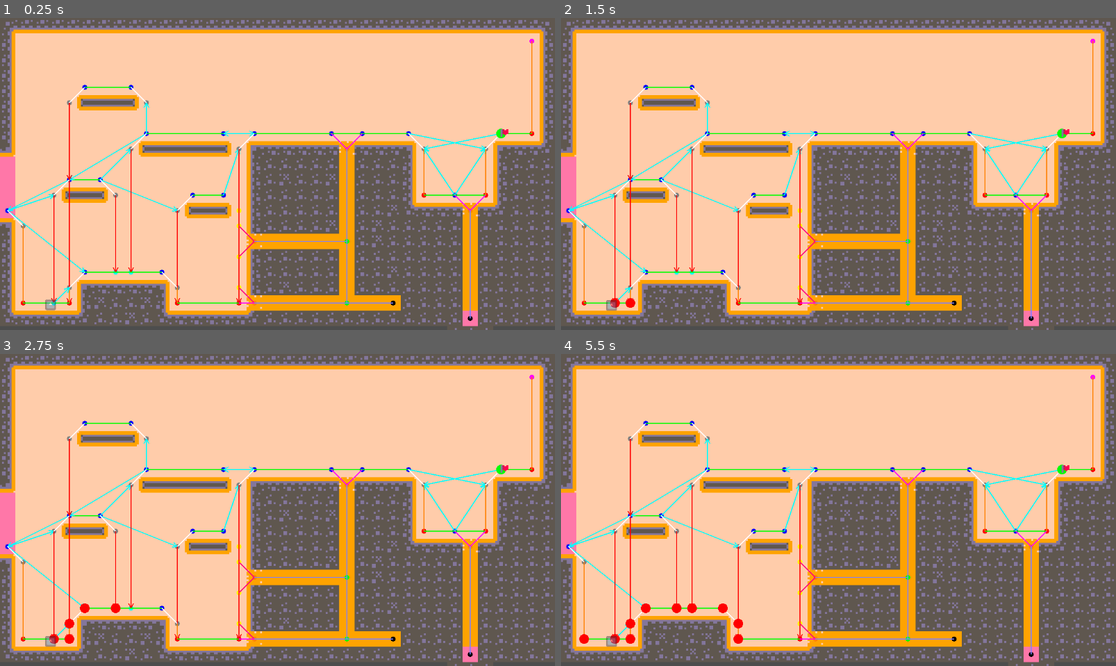
Above: before the commit, frames 1-4 (two rows, left to right).
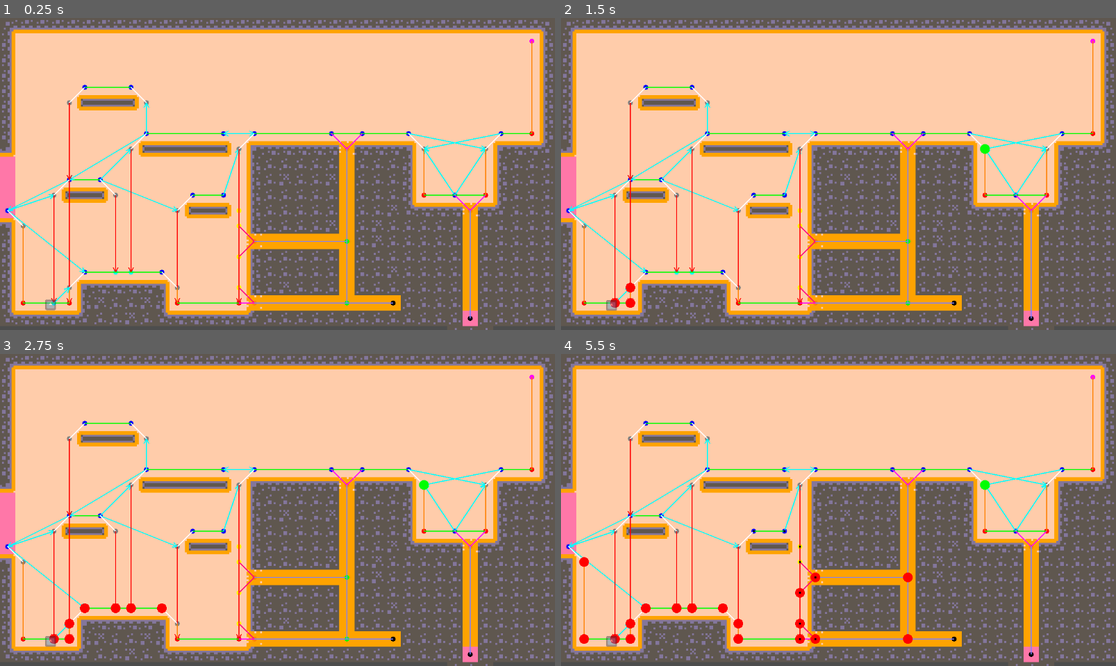
Above: after the commit, the same moments.

Repository: marolmmar1/TFG
Game: Godot game, scene res://Develop/Bioma.tscn
Same seed, same stepped clock (60 frames per second), same inputs: the game is played once before the commit and once after it. The engine's default icon, where the game draws it, is replaced by a stand-in: a white triangle on a blue panel in a dark square.
Inputs (mouse positions are in pixels of both pictures, inside the frame that each line leads up to):
- Up to frame 1 (0.25 s): no input
- Up to frame 2 (1.5 s): tap Enter at 0.5 s; move the mouse to (960, 158) at 0.52 s; click (960, 158) at 0.67 s; tap Space at 1.25 s; drag from (727, 189) to (566, 189) at 1.27 s
- Up to frame 3 (2.75 s): tap Enter at 2 s; move the mouse to (333, 441) at 2.02 s; click (333, 441) at 2.17 s
- Up to frame 4 (5.5 s): tap Space at 2.75, 5 s; drag from (810, 572) to (672, 463) at 2.77 s; tap Enter at 3.5 s; move the mouse to (1005, 556) at 3.52 s; click (1005, 556) at 3.67 s; drag from (672, 463) to (566, 525) at 4.27 s; move the mouse to (866, 510) at 5.02 s; click (866, 510) at 5.17 s

The runs differ from the first frame. In frame 1, less than 0.1% of the frame differs, in the area x 89-92%, y 35-39%; in frame 2, 0.1%; in frame 3, 0.2%; in frame 4, 0.5%, in the area x 3-92%, y 35-93%.

Commit message:
add nodes to astar graph during execution

Diff:
--- a/AStar/AStar.tscn
+++ b/AStar/AStar.tscn
@@ -1,6 +1,6 @@
 [gd_scene load_steps=5 format=3 uid="uid://ci6e23n678kxs"]
 
-[ext_resource type="Script" path="res://AStar/a_star.gd" id="1_k4lbb"]
+[ext_resource type="Script" path="res://AStar/a_star_graph.gd" id="1_k4lbb"]
 [ext_resource type="Script" path="res://AStar/tile_map_helper.gd" id="2_4l024"]
 [ext_resource type="Script" path="res://AStar/nodes_helper.gd" id="3_txqkn"]
 [ext_resource type="Script" path="res://AStar/link_helper.gd" id="4_sgoau"]
--- a/AStar/a_star.gd
+++ b/AStar/a_star_graph.gd
@@ -22,6 +22,9 @@
 var tunnel_end_nodes = []
 var platform_fall_nodes = []
 
+#DEBUG
+var update_nodes = []
+
 func _ready():
 	# Godot needs a frame to set up the tilemap collisions in memory
 	await get_tree().process_frame
@@ -62,6 +65,75 @@
 	delete_isolated_nodes()
 
 	queue_redraw()
+
+
+func add_node(node_pos, update_radius):
+	var node = tmhelper.to_local_position(node_pos)
+
+	if tmhelper.is_terrain(node) or not tmhelper.is_adjacent_to_terrain(node):
+		return
+
+	if astar_nodes.has(node):
+		pass
+	elif nodes_helper.is_mid_platform_node(node):
+		astar_nodes[node] = []
+		platform_nodes.append(node)
+	elif nodes_helper.is_mid_wall_node(node):
+		astar_nodes[node] = []
+		wall_nodes.append(node)
+	elif nodes_helper.is_mid_tunnel_node(node):
+		astar_nodes[node] = []
+		intersection_nodes.append(node)
+
+
+	update_nodes = []
+	var update_platform_nodes = []
+	var update_platform_wall_nodes = []
+	var update_wall_nodes = []
+	var update_wall_corner_nodes = []
+	var update_wall_grab_nodes = []
+	var update_intersection_nodes = []
+	var update_tunnel_gate_nodes = []
+	var update_tunnel_end_nodes = []
+	var update_platform_fall_nodes = []
+
+	for n in astar_nodes:
+		if n.distance_to(node) <= update_radius:
+			update_nodes.append(n)
+
+			for edge in astar_nodes[n]:
+				if update_nodes.has(edge.to) and not update_nodes.has(edge.from):
+					astar_nodes[n].erase(edge)
+
+			if platform_nodes.has(n):
+				update_platform_nodes.append(n)
+			if platform_wall_nodes.has(n):
+				update_platform_wall_nodes.append(n)
+			if wall_nodes.has(n):
+				update_wall_nodes.append(n)
+			if wall_corner_nodes.has(n):
+				update_wall_corner_nodes.append(n)
+			if wall_grab_nodes.has(n):
+				update_wall_grab_nodes.append(n)
+			if intersection_nodes.has(n):
+				update_intersection_nodes.append(n)
+			if tunnel_gate_nodes.has(n):
+				update_tunnel_gate_nodes.append(n)
+			if tunnel_end_nodes.has(n):
+				update_tunnel_end_nodes.append(n)
+			if platform_fall_nodes.has(n):
+				update_platform_fall_nodes.append(n)
+
+	link_helper.link_platform_nodes(astar_nodes, update_platform_nodes, update_wall_nodes, update_platform_fall_nodes)
+	link_helper.link_wall_nodes(astar_nodes, update_wall_nodes, update_platform_wall_nodes, update_wall_corner_nodes, update_wall_grab_nodes)
+	link_helper.link_intersection_and_tunnel_gate_nodes(astar_nodes, update_intersection_nodes, update_tunnel_gate_nodes, update_tunnel_end_nodes)
+	link_helper.link_platform_and_wall_nodes(astar_nodes, update_platform_nodes, update_wall_nodes, update_wall_grab_nodes)
+	link_helper.link_tunnel_gate_nodes(astar_nodes, update_tunnel_gate_nodes, update_platform_nodes, update_wall_nodes, update_platform_wall_nodes)
+	link_helper.link_nodes_by_jump(astar_nodes, update_platform_nodes, update_wall_grab_nodes, update_platform_fall_nodes, vertical_jump_dist, horizontal_jump_dist, max_fall_height)
+	link_helper.link_nodes_by_fall(astar_nodes, update_platform_nodes, update_wall_grab_nodes, update_platform_wall_nodes, update_platform_fall_nodes, max_fall_height)
+
+	queue_redraw()
+
 
 func calculate_astar_nodes():
 
@@ -296,3 +368,7 @@
 		var world_position_a = tmhelper.to_world_position(edge.from)
 		var world_position_b = tmhelper.to_world_position(edge.to)
 		draw_line(world_position_a, world_position_b, Color(0, 0, 0), 2)
+
+	for node in update_nodes:
+		var world_position = tmhelper.to_world_position(node)
+		draw_circle(world_position, 2.5, Color(0, 0, 0))
--- a/AStar/nodes_helper.gd
+++ b/AStar/nodes_helper.gd
@@ -24,6 +24,7 @@
 	if tmhelper.is_terrain(above):
 		return false
 
+	# Check if there isn't a platform wall node there
 	if platform_wall_nodes.has(cell):
 		return false
 
@@ -284,3 +285,70 @@
 		# Stop if we go out of bounds
 		if not tmhelper.tilemap.get_used_rect().has_point(current):
 			return null
+
+
+func is_mid_platform_node(cell: Vector2i) -> bool:
+
+	# Check if there is terrain below
+	var below = cell + Vector2i(0, 1)
+	var below_left = cell + Vector2i(-1, 1)
+	var below_right = cell + Vector2i(1, 1)
+
+	var has_below_terrain = tmhelper.is_terrain(below) or tmhelper.is_tunnel_gate_node(below)
+	var has_left_below_terrain = tmhelper.is_terrain(below_left) or tmhelper.is_tunnel_gate_node(below_left)
+	var has_right_below_terrain = tmhelper.is_terrain(below_right) or tmhelper.is_tunnel_gate_node(below_right)
+
+	# Must have terrain on both sides below
+	if not (has_left_below_terrain and has_right_below_terrain and has_below_terrain):
+		return false
+
+	var c = 0
+	for adjacent_cell in tmhelper.get_adjacent_cells(cell):
+		if tmhelper.is_terrain(adjacent_cell):
+			c += 1
+
+	if c > 3:
+		return false
+
+	return true
+
+func is_mid_wall_node(cell: Vector2i) -> bool:
+
+	# Check if there's terrain at any side
+	var left = cell + Vector2i(-1, 0)
+	var right = cell + Vector2i(1, 0)
+
+	if not (tmhelper.is_terrain(left) or tmhelper.is_terrain(right)):
+		return false
+	if tmhelper.is_terrain(left) and tmhelper.is_terrain(right):
+		return false
+
+	if tmhelper.is_terrain(left):
+		var above_left = cell + Vector2i(-1, -1)
+		var below_left = cell + Vector2i(-1, 1)
+		if not (tmhelper.is_terrain(above_left) and tmhelper.is_terrain(below_left)):
+			return false
+
+	if tmhelper.is_terrain(right):
+		var above_right = cell + Vector2i(1, -1)
+		var below_right = cell + Vector2i(1, 1)
+		if not (tmhelper.is_terrain(above_right) and tmhelper.is_terrain(below_right)):
+			return false
+
+	return true
+
+func is_mid_tunnel_node(cell: Vector2i) -> bool:
+
+	# Check if there's terrain
+	var left = cell + Vector2i(-1, 0)
+	var right = cell + Vector2i(1, 0)
+	var above = cell + Vector2i(0, -1)
+	var below = cell + Vector2i(0, 1)
+
+	if tmhelper.is_terrain(left) and tmhelper.is_terrain(right):
+		return true
+
+	if tmhelper.is_terrain(above) and tmhelper.is_terrain(below):
+		return true
+
+	return false
--- a/AStar/tile_map_helper.gd
+++ b/AStar/tile_map_helper.gd
@@ -74,6 +74,12 @@
 func to_world_position(cell):
 	return tilemap.to_global(tilemap.map_to_local(cell));
 
+func to_local_position(cell):
+	#Don't know why
+	var v = (tilemap.to_local(cell)) / (tilemap.scale.x * 2);
+	v = Vector2i(floor(v.x), floor(v.y));
+	return v
+
 func raycast(from, to):
 	_raycast.target_position = to_world_position(to) - to_world_position(from)
 	_raycast.position = to_world_position(from)
--- a/Creatures/GroundCreature/astar_ai.gd
+++ b/Creatures/GroundCreature/astar_ai.gd
@@ -38,7 +38,7 @@
 	while pending.size() > 0: #TODO prevent infinite loop and split process through ticks
 
 		# #DEBUG
-		await get_tree().create_timer(0.5).timeout
+		await get_tree().create_timer(0.25).timeout
 		astar_graph.queue_redraw()
 
 		var lowest_cost_node = null
--- a/Creatures/GroundCreature/ground_creature.gd
+++ b/Creatures/GroundCreature/ground_creature.gd
@@ -6,9 +6,6 @@
 
 @export_category("Provided")
 @export var astar: Node2D
-
-@export_category("Debug")
-@export var target: Node2D
 
 @onready var controller = $Controller
 @onready var ai = $AI
@@ -23,10 +20,16 @@
 @onready var ul_raycast: RayCast2D = $Raycasts/ULRaycast
 @onready var ur_raycast: RayCast2D = $Raycasts/URRaycast
 
+#DEBUG
+var target:
+	set(value):
+		target = value
+		ai.target = value
+
 func _ready() -> void:
 
 	controller.init(self)
-	ai.init(astar, controller, target)
+	ai.init(astar, controller)
 
 	down_raycast.target_position = Vector2(0, raycasts_length)
 	up_raycast.target_position = Vector2(0, -raycasts_length)
--- a/Creatures/GroundCreature/ground_creature_ai.gd
+++ b/Creatures/GroundCreature/ground_creature_ai.gd
@@ -13,11 +13,9 @@
 var target
 
 
-func init(_astar, _controller, _target):
+func init(_astar, _controller):
 	self.astar_graph = _astar
 	self.controller = _controller
-	#DEBUG
-	self.target = _target
 
 	astar_ai.astar_graph = astar_graph
 
@@ -45,13 +43,17 @@
 func tick():
 	if not path and not astar_ai.calculating_astar:
 
+		if not target:
+			return
+
 		if not astar_graph.astar_nodes:
 			return
 
 		var current_node = get_closest_node(controller.position, 1000)
-		var target_node = get_closest_node(target.position, 1000)
+		var target_node = get_closest_node(target, 1000)
 
 		# #DEBUG
+		astar_graph.astar_on_going = []
 		astar_graph.astar_target = astar_graph.tmhelper.to_world_position(target_node)
 		astar_graph.queue_redraw()
 
@@ -69,10 +71,15 @@
 		astar_graph.astar_path = path
 		astar_graph.queue_redraw()
 
-		if path_index < path.size() and path[path_index].to == get_closest_node(controller.position, detect_node_dist):
+		calculate_movement()
+
+		if path_index < path.size() - 1 and path[path_index].to == get_closest_node(controller.position, detect_node_dist):
 			path_index += 1
 
-		calculate_movement()
+		elif path_index == path.size() - 1 and path[path_index].to == get_closest_node(controller.position, detect_node_dist):
+			target = null
+			print("REACHED GOAL")
+			path = []
 
 		#TODO check if out of edge's bounding box by thickness
 		# Disable for some seconds if jumping
@@ -126,4 +133,4 @@
 	#TODO IMPORTANT Add alternative movement here, and probably add the same behaviour to switching movements once we figure it out
 
 func fall():
-	controller.queue_change_state(controller.fall_state, {})
+	controller.queue_change_state(controller.fall_state, {"should grab": false})
--- a/Creatures/States/fall_state.gd
+++ b/Creatures/States/fall_state.gd
@@ -9,7 +9,12 @@
 @onready var idle_crawl_state = $"../IdleCrawl"
 @onready var stunned_state = $"../Stunned"
 
+var should_grab = true
+
 func enter(vars):
+	if vars.has("should grab"):
+		should_grab = vars["should grab"]
+
 	locked = true
 
 func check_conditions(vars) -> bool:
@@ -19,7 +24,8 @@
 
 	if controller.check_is_on_floor() or controller.check_is_on_wall() or controller.check_is_on_tunnel():
 
-		controller.velocity -= (controller.velocity.normalized() * drag_force * delta).limit_length(controller.velocity.length())
+		if should_grab:
+			controller.velocity -= (controller.velocity.normalized() * drag_force * delta).limit_length(controller.velocity.length())
 
 		if controller.velocity.length() < velocity_end_threshold:
 			end_state()
--- a/Creatures/States/jump_state.gd
+++ b/Creatures/States/jump_state.gd
@@ -1,6 +1,6 @@
 extends State
 
-@export var jump_distance: Vector2 = Vector2(120, 90) #HACK hardcoded. Tile size * Astar vars
+@export var jump_distance: Vector2 = Vector2(130, 100) #HACK hardcoded. Tile size * Astar vars + some margin
 @export var v_jump_offset: float = 7.5
 
 @onready var fall_state = $"../Fall"
@@ -10,8 +10,6 @@
 func enter(vars):
 	gravity = fall_state.gravity
 	var target_node = vars["target node"] as Vector2
-
-
 
 	# We know that the max v point is target_node.y + v_jump_offset
 	# Formula of the max height of a projectile is max_height = v0y^2 / 2*g
--- a/Develop/Bioma.tscn
+++ b/Develop/Bioma.tscn
@@ -2,7 +2,7 @@
 
 [ext_resource type="TileSet" uid="uid://b4u5e7btrs2ms" path="res://Zones/TestTileset.tres" id="1_chf4t"]
 [ext_resource type="PackedScene" uid="uid://ci6e23n678kxs" path="res://AStar/AStar.tscn" id="2_hqvih"]
-[ext_resource type="Texture2D" uid="uid://dagii0va0jdne" path="res://Assets/kenney_pico-8-platformer/Transparent/Tiles/tile_0073.png" id="6_tqb5n"]
+[ext_resource type="Script" path="res://Develop/Debug/target_spawner_debugger.gd" id="4_3moak"]
 [ext_resource type="PackedScene" uid="uid://dahmo14t7kdaw" path="res://Creatures/GroundCreature/GroundCreature.tscn" id="7_t4mvu"]
 
 [sub_resource type="RectangleShape2D" id="RectangleShape2D_wgtwq"]
@@ -19,29 +19,26 @@
 format = 2
 layer_0/tile_data = PackedInt32Array(1245186, 262149, 2, 1245187, 262149, 2, 1245188, 262149, 2, 1245189, 262149, 2, 12 …(11671 unchanged characters)…
 
+[node name="Doors" type="Node2D" parent="TileMap"]
+position = Vector2(8, 0)
+scale = Vector2(0.25, 0.25)
+
+[node name="Area2D" type="Area2D" parent="TileMap/Doors"]
+position = Vector2(16, 406)
+
+[node name="CollisionShape2D" type="CollisionShape2D" parent="TileMap/Doors/Area2D"]
+position = Vector2(0, -52.5)
+shape = SubResource("RectangleShape2D_wgtwq")
+
 [node name="AStar" parent="." node_paths=PackedStringArray("tilemap", "doors") instance=ExtResource("2_hqvih")]
 tilemap = NodePath("../TileMap")
-doors = NodePath("../Doors")
+doors = NodePath("../TileMap/Doors")
 
-[node name="DebugTarget" type="Node2D" parent="."]
-position = Vector2(1047, 231)
-
-[node name="Sprite2D" type="Sprite2D" parent="DebugTarget"]
-texture_filter = 1
-position = Vector2(0, 8)
-scale = Vector2(2, 2)
-texture = ExtResource("6_tqb5n")
-
-[node name="Creature" parent="." node_paths=PackedStringArray("astar", "target") instance=ExtResource("7_t4mvu")]
+[node name="Creature" parent="." node_paths=PackedStringArray("astar") instance=ExtResource("7_t4mvu")]
 position = Vector2(105, 582)
 astar = NodePath("../AStar")
-target = NodePath("../DebugTarget")
 
-[node name="Doors" type="Node2D" parent="."]
-
-[node name="Area2D" type="Area2D" parent="Doors"]
-position = Vector2(16, 406)
-
-[node name="CollisionShape2D" type="CollisionShape2D" parent="Doors/Area2D"]
-position = Vector2(0, -52.5)
-shape = SubResource("RectangleShape2D_wgtwq")
+[node name="TargetSpawnerDebugger" type="Node2D" parent="." node_paths=PackedStringArray("astar_graph", "creature")]
+script = ExtResource("4_3moak")
+astar_graph = NodePath("../AStar")
+creature = NodePath("../Creature")
--- /dev/null
+++ b/Develop/Debug/target_spawner_debugger.gd
@@ -0,0 +1,18 @@
+extends Node2D
+
+@export var update_radius: float = 5.0
+
+@export var astar_graph: Node2D
+@export var creature: Node2D
+
+var guard := true
+
+func _unhandled_input(event: InputEvent) -> void:
+	if event is InputEventMouseButton and guard:
+		var target = get_global_mouse_position()
+		astar_graph.add_node(target, update_radius)
+
+		creature.target = target
+
+		guard = false
+		get_tree().create_timer(1.0).timeout.connect(func(): guard = true)
--- a/Zones/Zone1.tscn
+++ b/Zones/Zone1.tscn
@@ -3,8 +3,8 @@
 [ext_resource type="TileSet" uid="uid://b4u5e7btrs2ms" path="res://Zones/TestTileset.tres" id="1_jd1wj"]
 [ext_resource type="PackedScene" uid="uid://ci6e23n678kxs" path="res://AStar/AStar.tscn" id="2_1wlk8"]
 [ext_resource type="PackedScene" uid="uid://dahmo14t7kdaw" path="res://Creatures/GroundCreature/GroundCreature.tscn" id="4_5xxh6"]
+[ext_resource type="Script" path="res://Develop/Debug/target_spawner_debugger.gd" id="5_4ovi7"]
 [ext_resource type="PackedScene" uid="uid://dv4c5jsopxrlm" path="res://Zones/Doors/Door.tscn" id="5_hvtut"]
-[ext_resource type="Texture2D" uid="uid://dagii0va0jdne" path="res://Assets/kenney_pico-8-platformer/Transparent/Tiles/tile_0073.png" id="6_4dqa8"]
 
 [node name="Bioma" type="Node2D"]
 
@@ -17,29 +17,24 @@
 format = 2
 layer_0/tile_data = PackedInt32Array(1245186, 262149, 2, 1245187, 262149, 2, 1245188, 262149, 2, 1245189, 327685, 2, 12 …(12315 unchanged characters)…
 
+[node name="Doors" type="Node2D" parent="TileMap"]
+position = Vector2(8, 0)
+scale = Vector2(0.569997, 1.64)
+
+[node name="Door" parent="TileMap/Doors" instance=ExtResource("5_hvtut")]
+position = Vector2(499.125, 53.5061)
+
 [node name="AStar" parent="." node_paths=PackedStringArray("tilemap", "doors") instance=ExtResource("2_1wlk8")]
 tilemap = NodePath("../TileMap")
-doors = NodePath("../Doors")
+doors = NodePath("../TileMap/Doors")
 
-[node name="DebugTarget" type="Node2D" parent="."]
-position = Vector2(1137, 394)
-
-[node name="Sprite2D" type="Sprite2D" parent="DebugTarget"]
-texture_filter = 1
-position = Vector2(0, 8)
-scale = Vector2(2, 2)
-texture = ExtResource("6_4dqa8")
-
-[node name="Creature" parent="." node_paths=PackedStringArray("astar", "target") instance=ExtResource("4_5xxh6")]
+[node name="Creature" parent="." node_paths=PackedStringArray("astar") instance=ExtResource("4_5xxh6")]
 position = Vector2(1101, 591)
 astar = NodePath("../AStar")
-target = NodePath("../DebugTarget")
 
-[node name="Doors" type="Node2D" parent="."]
-scale = Vector2(2.27999, 6.56)
+[node name="TargetSpawnerDebugger" type="Node2D" parent="." node_paths=PackedStringArray("astar_graph", "creature")]
+script = ExtResource("5_4ovi7")
+astar_graph = NodePath("../AStar")
+creature = NodePath("../Creature")
 
-[node name="Door" parent="Doors" instance=ExtResource("5_hvtut")]
-position = Vector2(499.125, 53.5061)
-scale = Vector2(1, 1)
-
-[connection signal="body_entered" from="Doors/Door" to="Doors/Door" method="_on_body_entered"]
+[connection signal="body_entered" from="TileMap/Doors/Door" to="TileMap/Doors/Door" method="_on_body_entered"]
--- a/Zones/Zone2.tscn
+++ b/Zones/Zone2.tscn
@@ -1,7 +1,7 @@
 [gd_scene load_steps=19 format=3 uid="uid://b6wl5oasyc57g"]
 
 [ext_resource type="Texture2D" uid="uid://eujin7w1yov" path="res://Assets/kenney_pico-8-platformer/Default/Tilemap/tilemap_packed.png" id="1_ycd4v"]
-[ext_resource type="Script" path="res://AStar/a_star.gd" id="2_hb76k"]
+[ext_resource type="Script" path="res://AStar/a_star_graph.gd" id="2_hb76k"]
 [ext_resource type="Script" path="res://AStar/tile_map_helper.gd" id="3_8u1ia"]
 [ext_resource type="Script" path="res://AStar/nodes_helper.gd" id="4_p8gtn"]
 [ext_resource type="Script" path="res://AStar/link_helper.gd" id="5_af6qd"]
